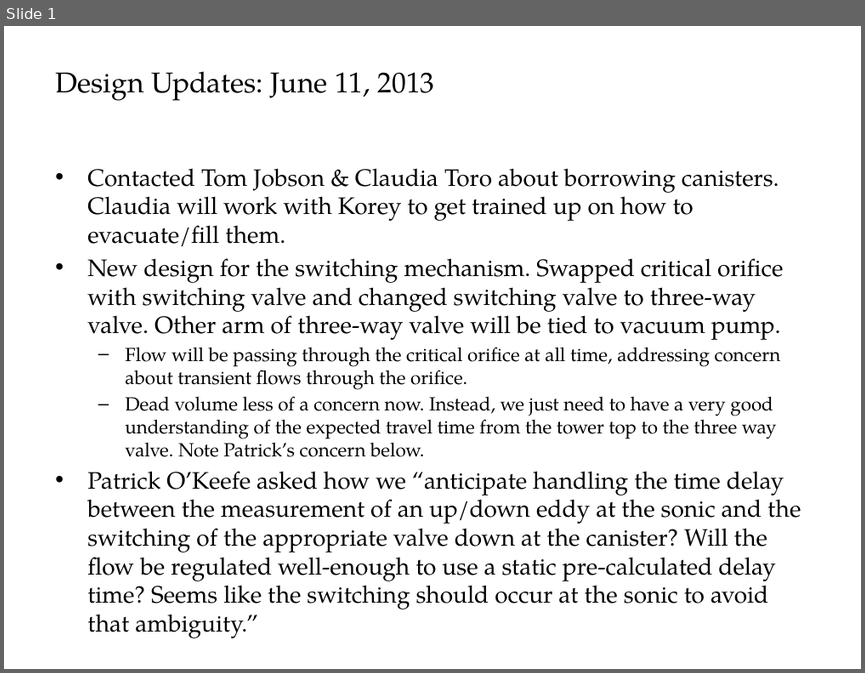
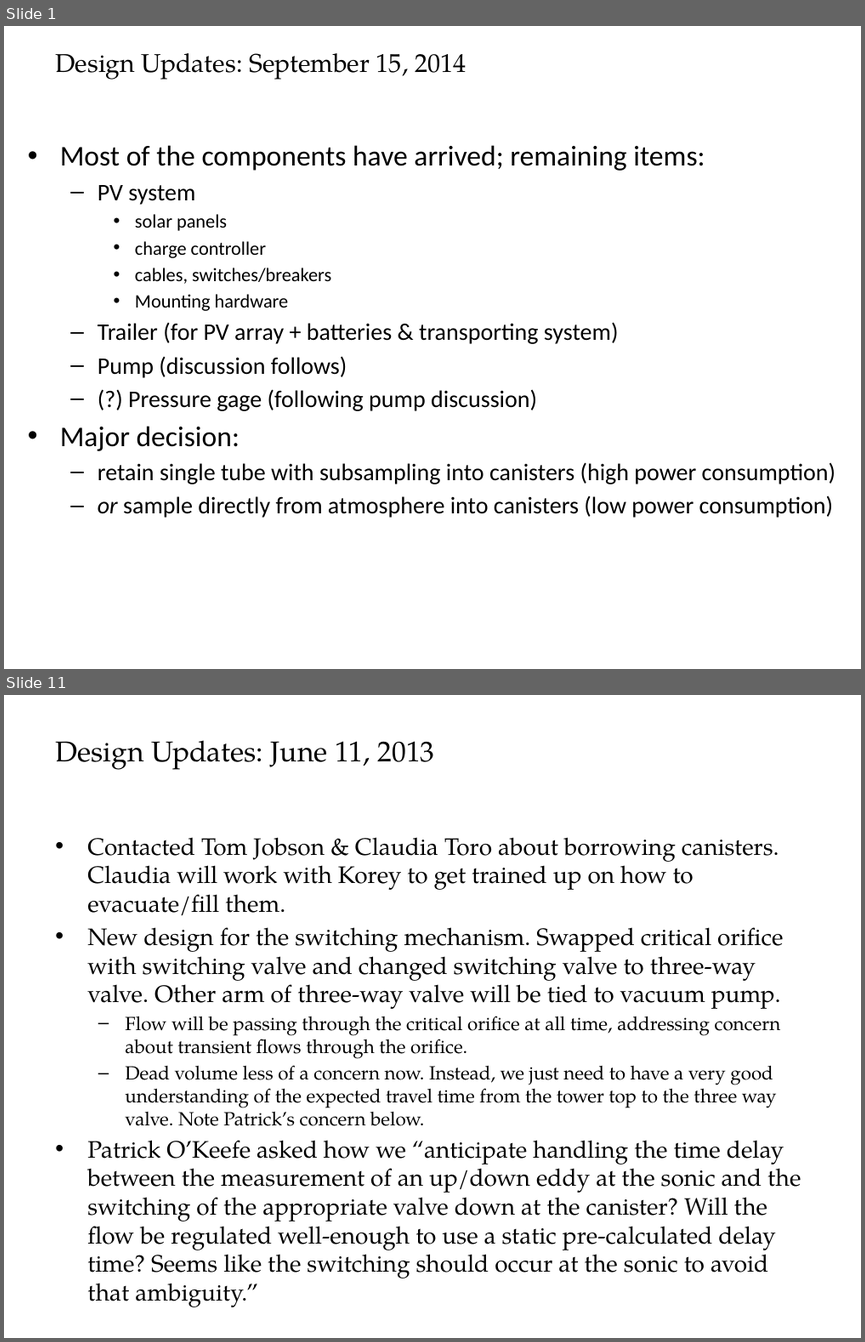
Before and after one commit to patricktokeeffe/smart-rea-sampler, a slide deck: doc/SamplingConfig.pptx. Shown one above the other, each under a label of ours: slide 1 before the commit, slides 1 and 11 after it; the slides between them are not shown. The pictures are 865x673 and 865x1342 pixels, drawn with LibreOffice and Linux fonts; fonts in the diff are those of the drawing. Boxes give left, top, right and bottom in pixels: in the first picture for what was removed or moved away, otherwise in the second. Text is boxed around its words. In the diff, an @@ line names an element or a change of style, - is before the commit and + after.

Commit message:
Revise system config presentation with research & revised config proposal
Current design results in high power consumption, mostly from pump
which flushes sample down tower to canisters/orifices/3-way valves.
Particular issues and revised proposal are added to the PowerPoint
presentation.

```diff
--- a/doc/SamplingConfig.pptx
+++ b/doc/SamplingConfig.pptx
@@ slide 1 added at (4,26,861,669), background #FFFFFF @@
@@ title added at (55,53,466,80), 21.6 pt, text #000000 @@
+Design Updates: September 15, 2014
@@ text added at (60,145,835,517), 20 pt, text #000000 @@
+• Most of the components have arrived; remaining items:
+  – PV system
+    • solar panels
+    • charge controller
+    • cables, switches/breakers
+    • Mounting hardware
+  – Trailer (for PV array + batteries & transporting system)
+  – Pump (discussion follows)
+  – (?) Pressure gage (following pump discussion)
+• Major decision:
+  – retain single tube with subsampling into canisters (high power consumption)
+  – or sample directly from atmosphere into canisters (low power consumption)
@@ what was slide 1 is now slide 11 @@
```
Also in this commit, not shown: 5 slides changed, 6 other slides added.
